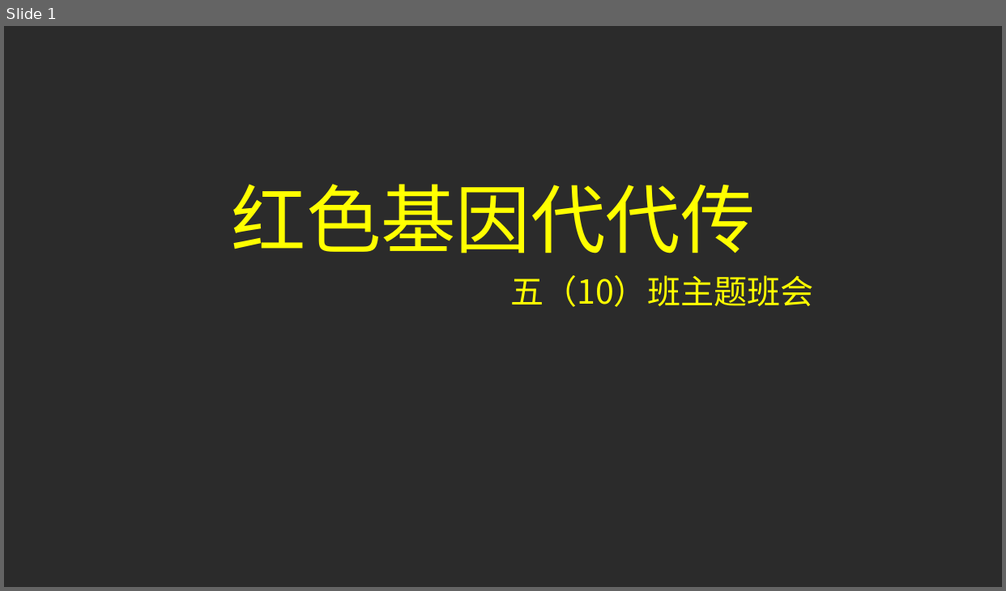
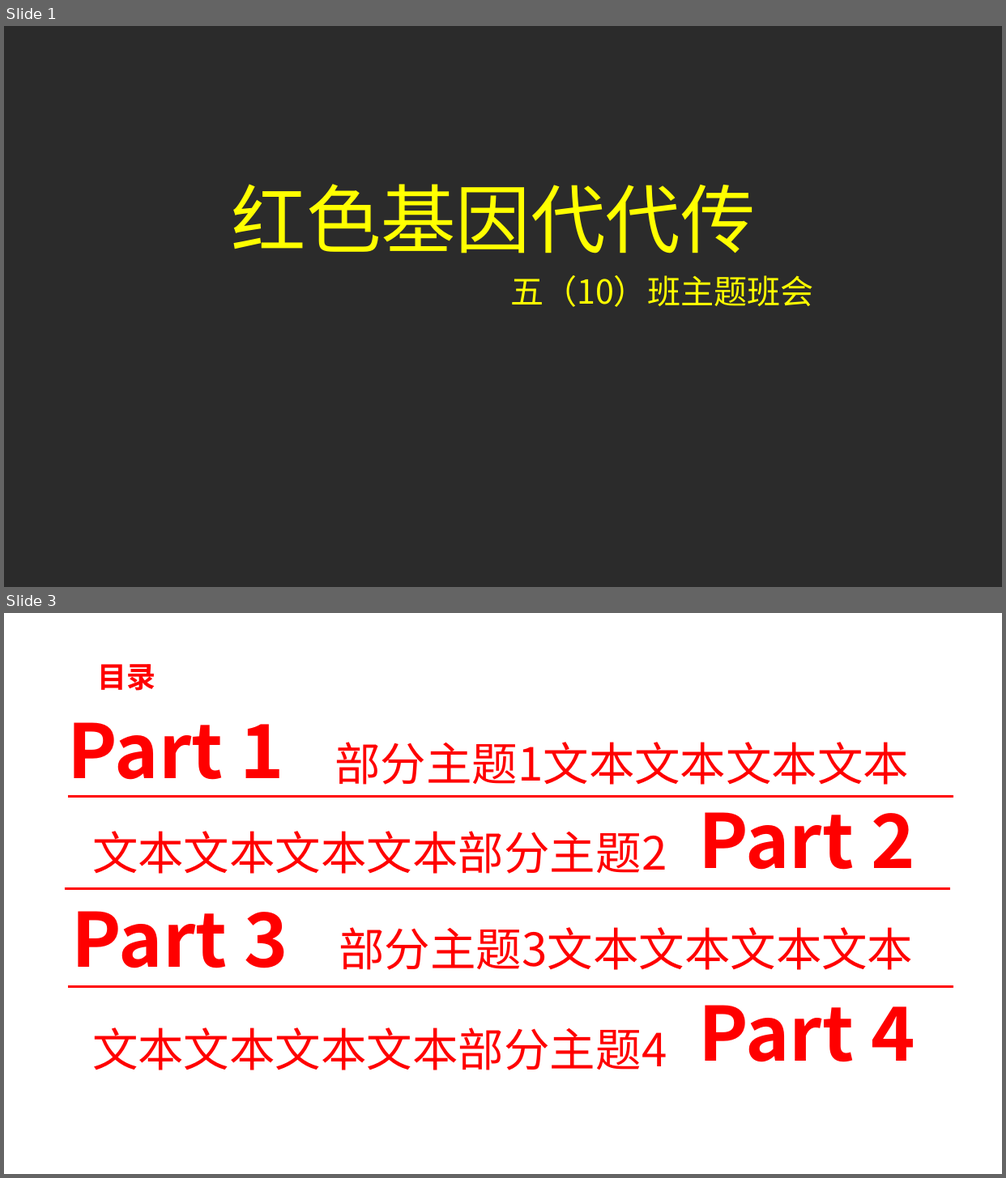
Before and after one commit to RenJian000/website, a slide deck: mine/PPTs/班会.pptx. Shown one above the other, each under a label of ours: slide 1 before the commit, slides 1 and 3 after it; the slides between them are not shown. The pictures are 1006x591 and 1006x1178 pixels, drawn with LibreOffice and Linux fonts; fonts in the diff are those of the drawing; background and template pictures are left out; a plain dark background stands for a picture behind light text. Boxes give left, top, right and bottom in pixels: in the first picture for what was removed or moved away, otherwise in the second. Text is boxed around its words. In the diff, an @@ line names an element or a change of style, - is before the commit and + after.

```diff
--- a/mine/PPTs/班会.pptx
+++ b/mine/PPTs/班会.pptx
@@ slide 3 added at <box>4,613,1002,1174</box>, background picture (left out) @@
@@ text added at <box>98,664,156,691</box>, 28 pt, text #FF0000, bold @@
+目录
@@ text added at <box>68,722,284,798</box>, 72 pt, text #FF0000, bold @@
+Part 1
@@ text added at <box>334,742,909,785</box>, 44 pt, text #FF0000 @@
+部分主题1文本文本文本文本
@@ line added from (68, 796) to (953, 796), #FF0000 2 pt @@
@@ text added at <box>699,795,915,870</box>, 72 pt, text #FF0000, bold @@
+Part 2
@@ text added at <box>92,831,667,874</box>, 44 pt, text #FF0000 @@
+文本文本文本文本部分主题2
@@ line added from (65, 888) to (950, 888), #FF0000 2 pt @@
@@ text added at <box>72,911,288,969</box>, 72 pt, text #FF0000, bold @@
+Part 3
@@ text added at <box>339,927,913,970</box>, 44 pt, text #FF0000 @@
+部分主题3文本文本文本文本
@@ line added from (68, 987) to (953, 987), #FF0000 2 pt @@
@@ text added at <box>699,986,915,1063</box>, 72 pt, text #FF0000, bold @@
+Part 4
@@ text added at <box>92,1028,667,1071</box>, 44 pt, text #FF0000 @@
+文本文本文本文本部分主题4
```
Also in this commit, not shown: 4 other slides added, 1 slide removed.
